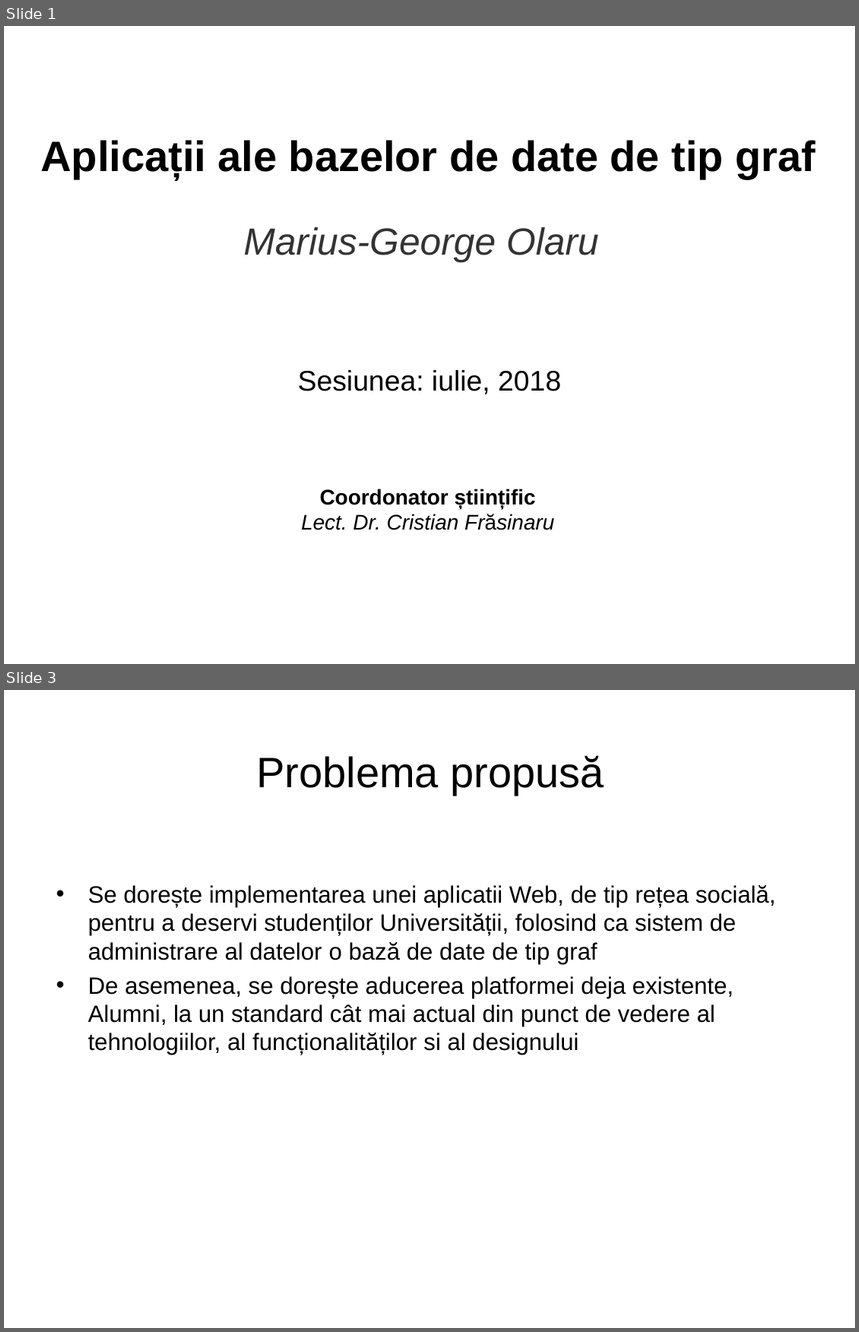
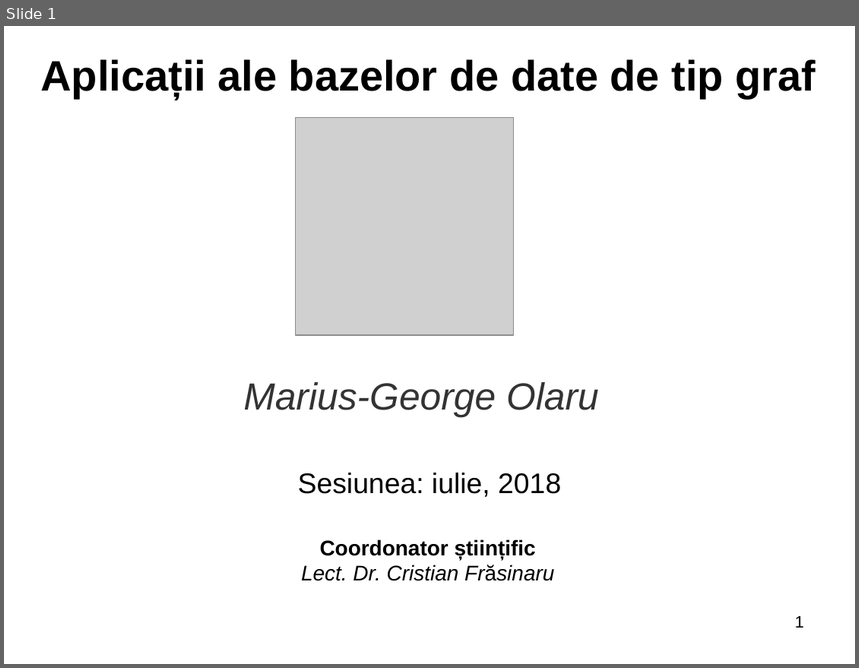
Before and after one commit to mariusolaru/Licenta, a slide deck: Licenta2018OlaruMariusGeorge/Prezentare.ppt. Shown one above the other, each under a label of ours: slides 1 and 3 before the commit, slide 1 after it; the slides between them are not shown. The pictures are 859x1332 and 859x668 pixels, drawn with LibreOffice and Linux fonts; fonts in the diff are those of the drawing; grey boxes stand for pictures; background and template pictures are left out. Boxes give left, top, right and bottom in pixels: in the first picture for what was removed or moved away, otherwise in the second. Text is boxed around its words. In the diff, an @@ line names an element or a change of style, - is before the commit and + after.

```diff
--- a/Licenta2018OlaruMariusGeorge/Prezentare.ppt
+++ b/Licenta2018OlaruMariusGeorge/Prezentare.ppt
@@ slide 3 removed at (4,690,855,1328), background picture (left out) @@
@@ title removed at (257,755,604,795) @@
-Problema propusă
@@ text removed at (88,885,776,1056) @@
-• Se dorește implementarea unei aplicatii Web, de tip rețea socială, pentru a deservi studenților Universității, folosind ca sistem de administrare al datelor o bază de date de tip graf
-• De asemenea, se dorește aducerea platformei deja existente, Alumni, la un standard cât mai actual din punct de vedere al tehnologiilor, al funcționalităților si al designului
@@ slide 1 changed as well @@
@@ text "Aplicații ale bazelor de date ...": place and size @@
-text "Aplicații ale bazelor de date ..." at (41,140,816,179)
+text "Aplicații ale bazelor de date ..." at (41,59,816,98)
@@ picture added at (296,117,514,335) @@
@@ text "Marius-George Olaru": place and size @@
-text "Marius-George Olaru" at (243,227,599,262)
+text "Marius-George Olaru" at (243,382,599,418)
@@ text "Sesiunea: iulie, 2018": place and size @@
-text "Sesiunea: iulie, 2018" at (298,370,561,395)
+text "Sesiunea: iulie, 2018" at (298,473,561,497)
@@ text "Coordonator științific": place and size @@
-text "Coordonator științific" at (301,489,554,531)
+text "Coordonator științific" at (301,540,554,582)
@@ page number added at (795,617,804,628), 14 pt, text #000000 @@
+1
```
Also in this commit, not shown: 11 other slides changed, 3 slides added, 2 other slides removed.
